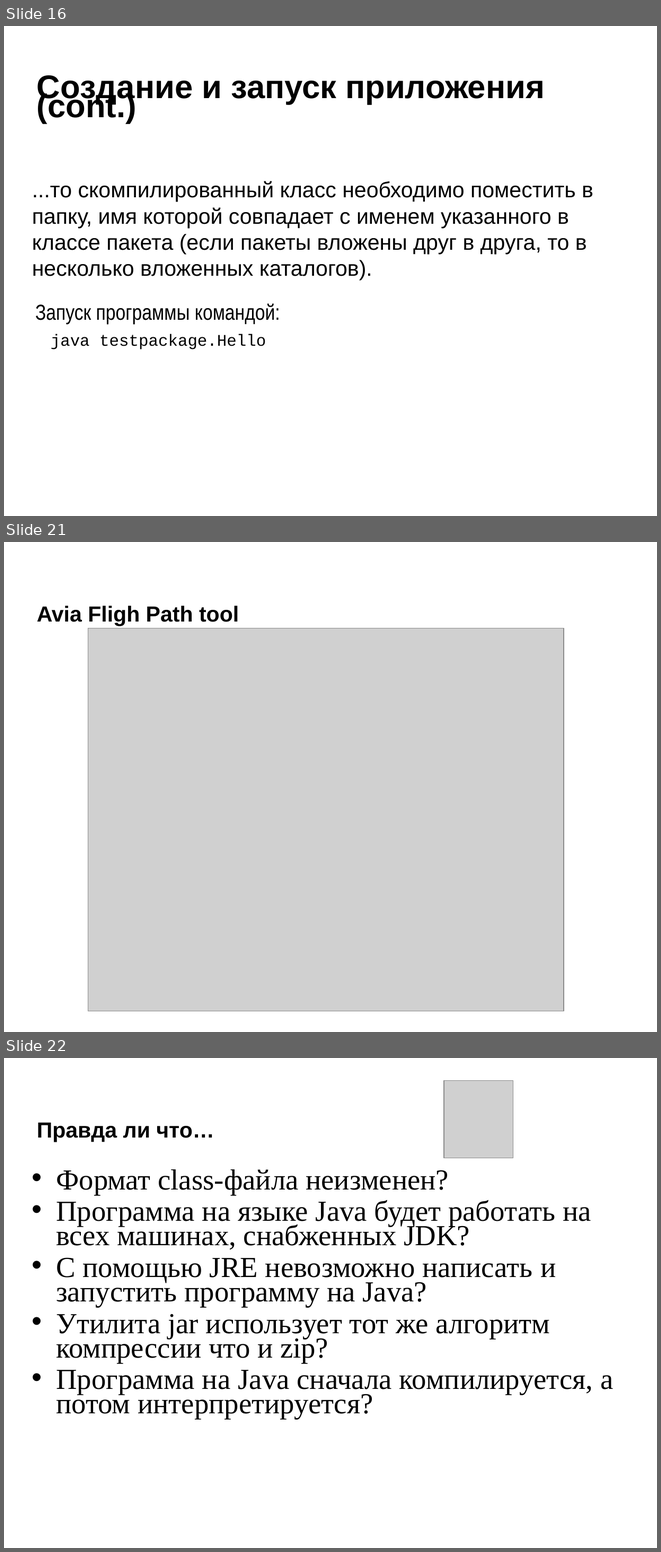
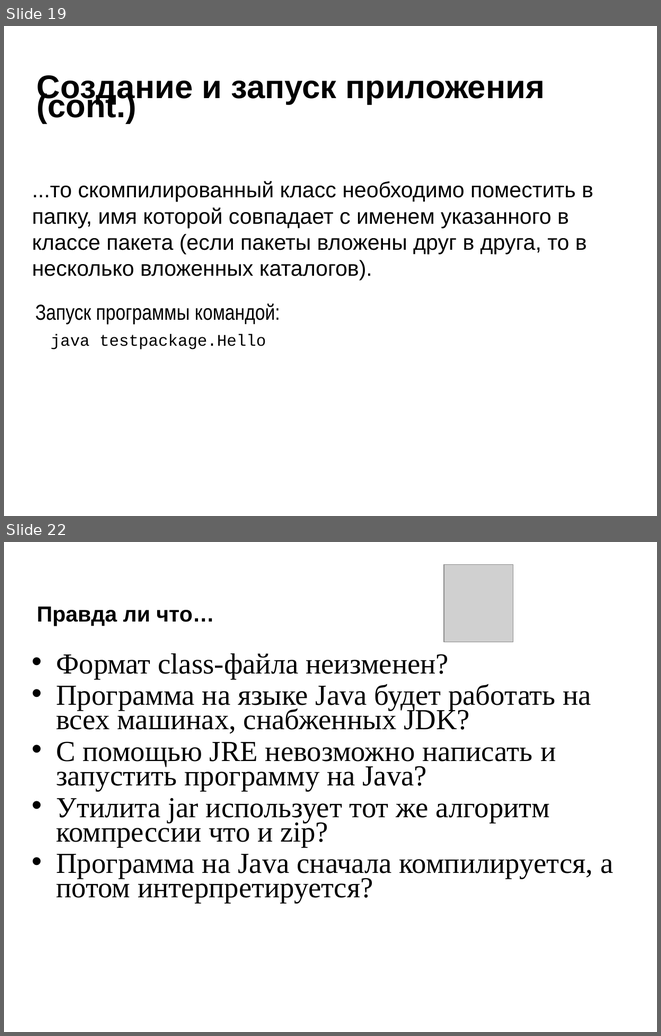
Before and after one commit to maxchv/JavaLessons, a slide deck: Lesson01/Or_JavaSE_intro.ppt [Режим совместимости] [восстановлен].ppt. Shown one above the other, each under a label of ours: slides 16, 21 and 22 before the commit, slides 19 and 22 after it; the slides between them are not shown. The pictures are 661x1552 and 661x1036 pixels, drawn with LibreOffice and Linux fonts; fonts in the diff are those of the drawing; grey boxes stand for pictures; background and template pictures are left out. Boxes give left, top, right and bottom in pixels: in the first picture for what was removed or moved away, otherwise in the second. Text is boxed around its words. In the diff, an @@ line names an element or a change of style, - is before the commit and + after.

```diff
--- a/Lesson01/Or_JavaSE_intro.ppt [Режим совместимости] [восстановлен].ppt
+++ b/Lesson01/Or_JavaSE_intro.ppt [Режим совместимости] [восстановлен].ppt
@@ slide 21 removed at (4, 542, 657, 1032), background #FFFFFF @@
@@ title removed at (37, 606, 239, 626) @@
-Avia Fligh Path tool
@@ picture removed at (88, 628, 564, 1011) @@
@@ what was slide 16 is now slide 19 @@
```
Also in this commit, not shown: 5 slides changed, 5 slides added, 6 other slides removed, 4 other files.
